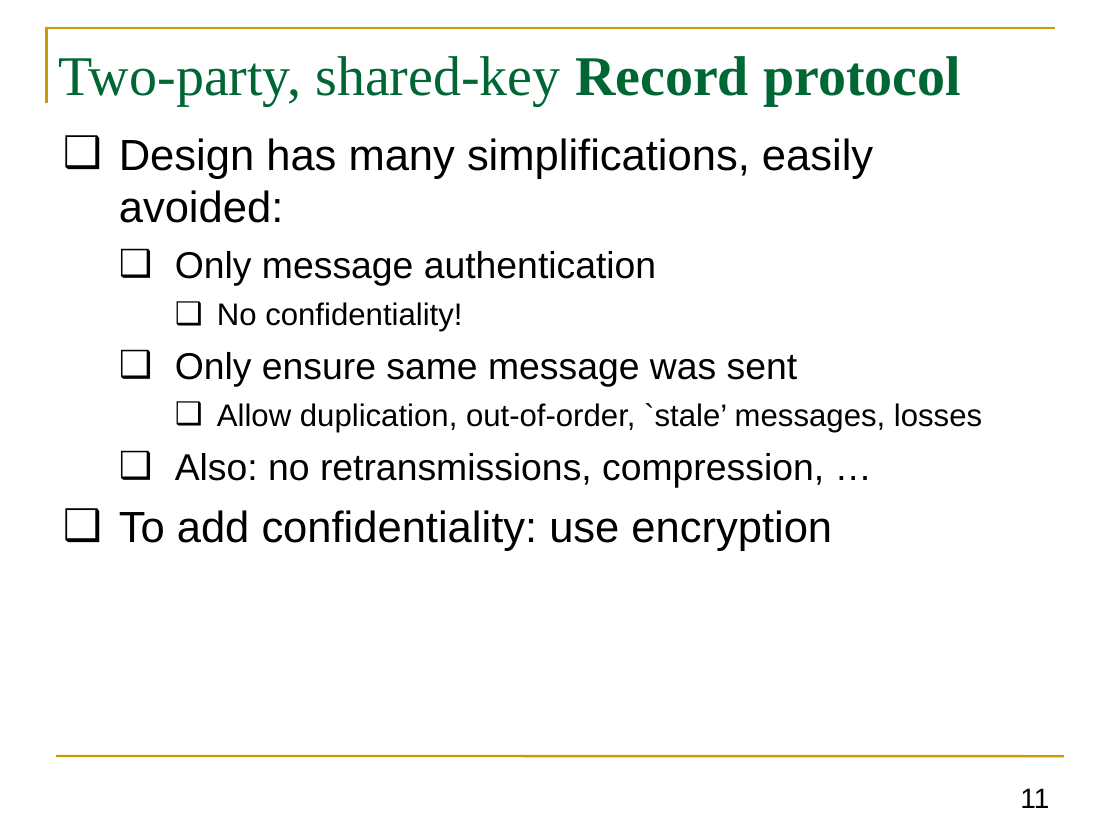
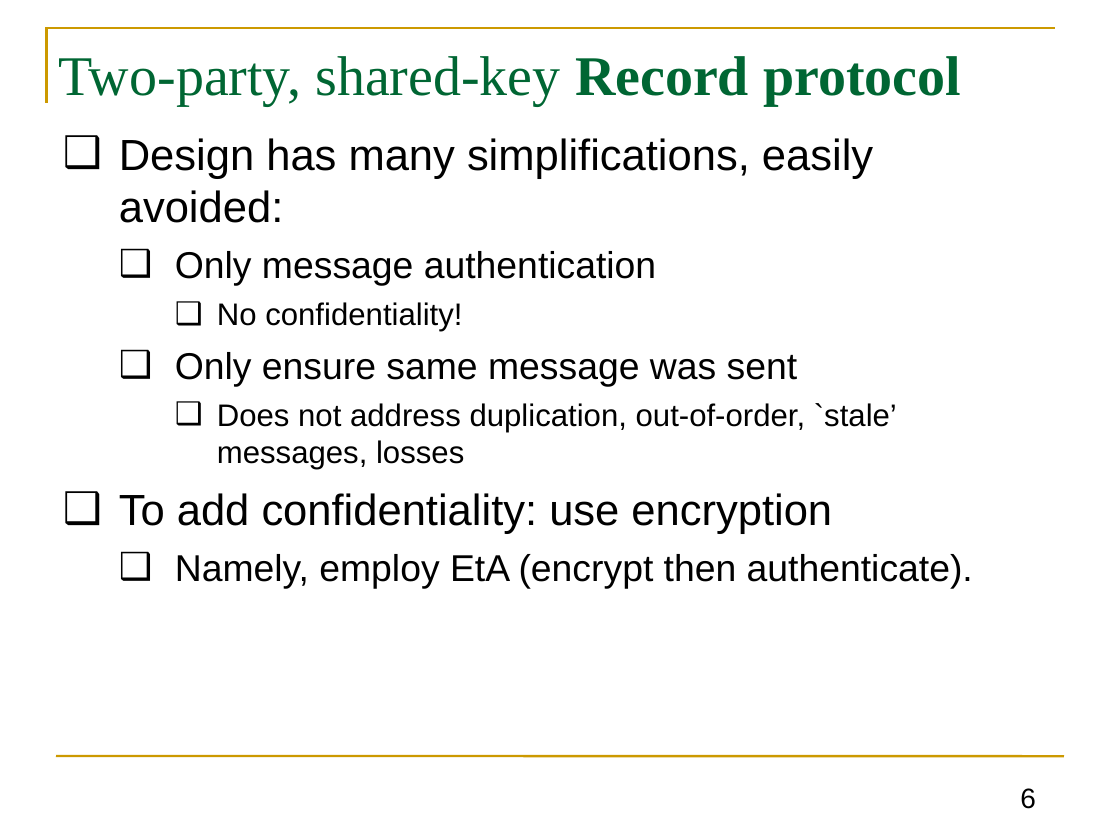
Before and after one commit to GhadaAlmashaqbeh/GhadaAlmashaqbeh.github.io, a slide deck: slide 6 of courses/cse3400-f2024/lecture8.pptx (slide 11 before the commit). Drawn at 1120x840 pixels with LibreOffice and Linux fonts; fonts in the diff are those of the drawing. Boxes give left, top, right and bottom in pixels: in the first picture for what was removed or moved away, otherwise in the second. Text is boxed around its words. In the diff, an @@ line names an element or a change of style, - is before the commit and + after.

```diff
--- a/courses/cse3400-f2024/lecture8.pptx
+++ b/courses/cse3400-f2024/lecture8.pptx
@@ text at box(217, 403, 897, 470): text changed @@
-    ❑ Allow duplication, out-of-order, `stale’ messages, losses
-  ❑ Also: no retransmissions, compression, …
+    ❑ Does not address duplication, out-of-order, `stale’ messages, losses
@@ text at box(175, 554, 973, 589): paragraph added @@
+  ❑ Namely, employ EtA (encrypt then authenticate).
@@ page number at box(1020, 788, 1036, 809): text changed @@
-11
+6
```
Also in this commit, not shown: 12 other slides changed, 5 slides removed, 3 other files.
